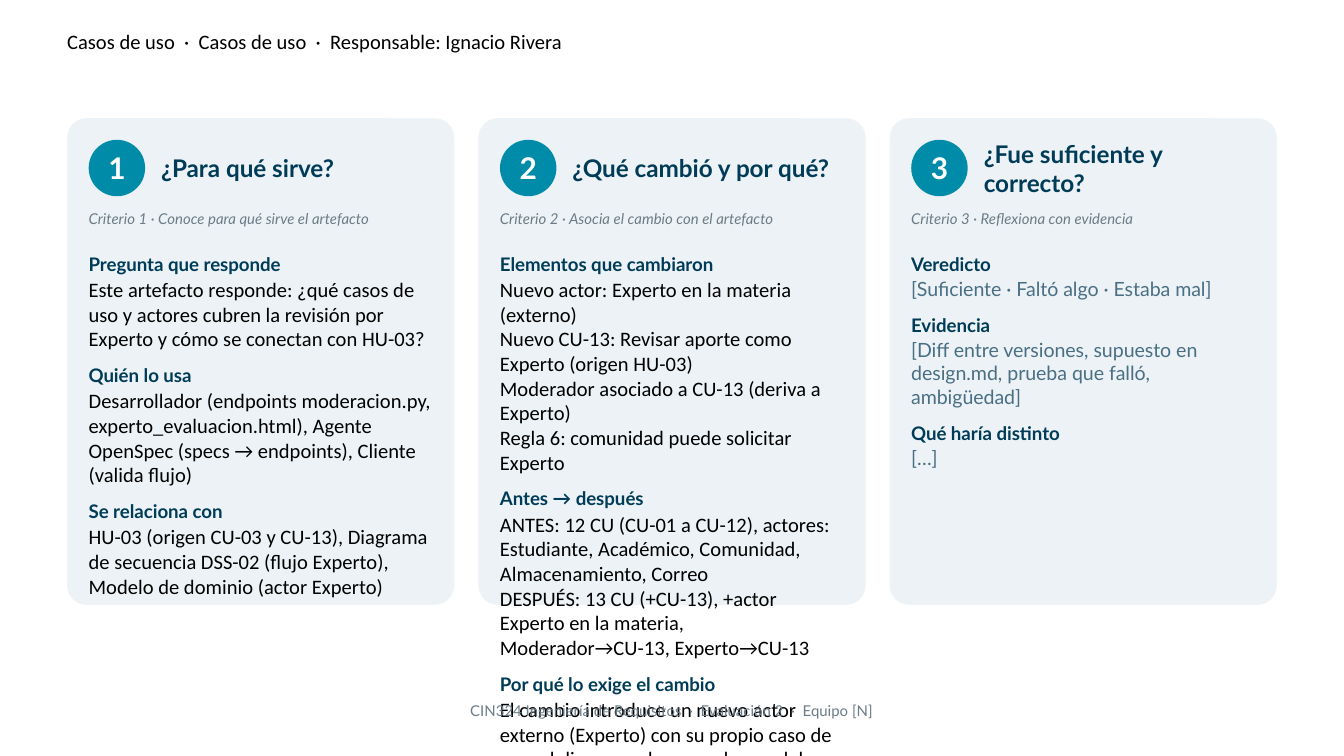
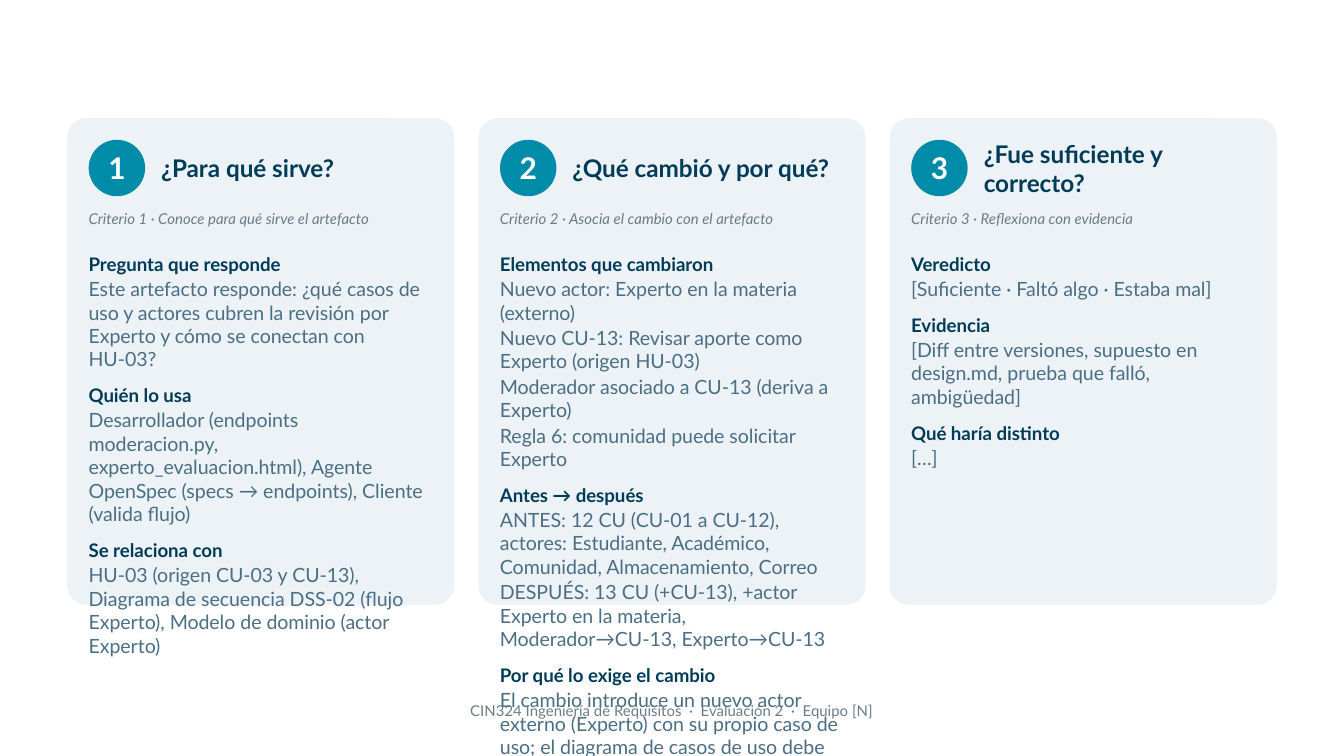
Before and after one commit to mapacheCorps/entrega, a slide deck: slide 9 of eval2/Presentacion_Evaluacion2_mapacheCorps.pptx. Drawn at 1344x756 pixels with LibreOffice and Linux fonts; fonts in the diff are those of the drawing; background and template pictures are left out. Boxes give left, top, right and bottom in pixels: in the first picture for what was removed or moved away, otherwise in the second. Text is boxed around its words. In the diff, an @@ line names an element or a change of style, - is before the commit and + after.

```diff
--- a/eval2/Presentacion_Evaluacion2_mapacheCorps.pptx
+++ b/eval2/Presentacion_Evaluacion2_mapacheCorps.pptx
@@ text "Casos de uso · Casos ..." at [669, 739, 777, 754]: size 11 to 18 pt, font Calibri to Lato, text colour #000000 to #FFFFFF, bold on @@
@@ text at [89, 281, 423, 657]: size 11 to 10.5 pt, font Calibri to Lato, text colour #000000 to #4A6F84 in "Este artefacto responde: ¿qué casos de uso ...", "Desarrollador (endpoints moderacion.py, experto_evaluacion.h ...", "HU-03 (origen CU-03 y CU-13), Diagrama de ..." @@
@@ text at [500, 281, 838, 756]: size 11 to 10.5 pt, font Calibri to Lato, text colour #000000 to #4A6F84 in "Nuevo actor: Experto en la materia (externo) ...", "ANTES: 12 CU (CU-01 a CU-12), actores: ...", "El cambio introduce un nuevo actor externo ..." @@
```
Also in this commit, not shown: 14 other slides changed, 3 other files.
